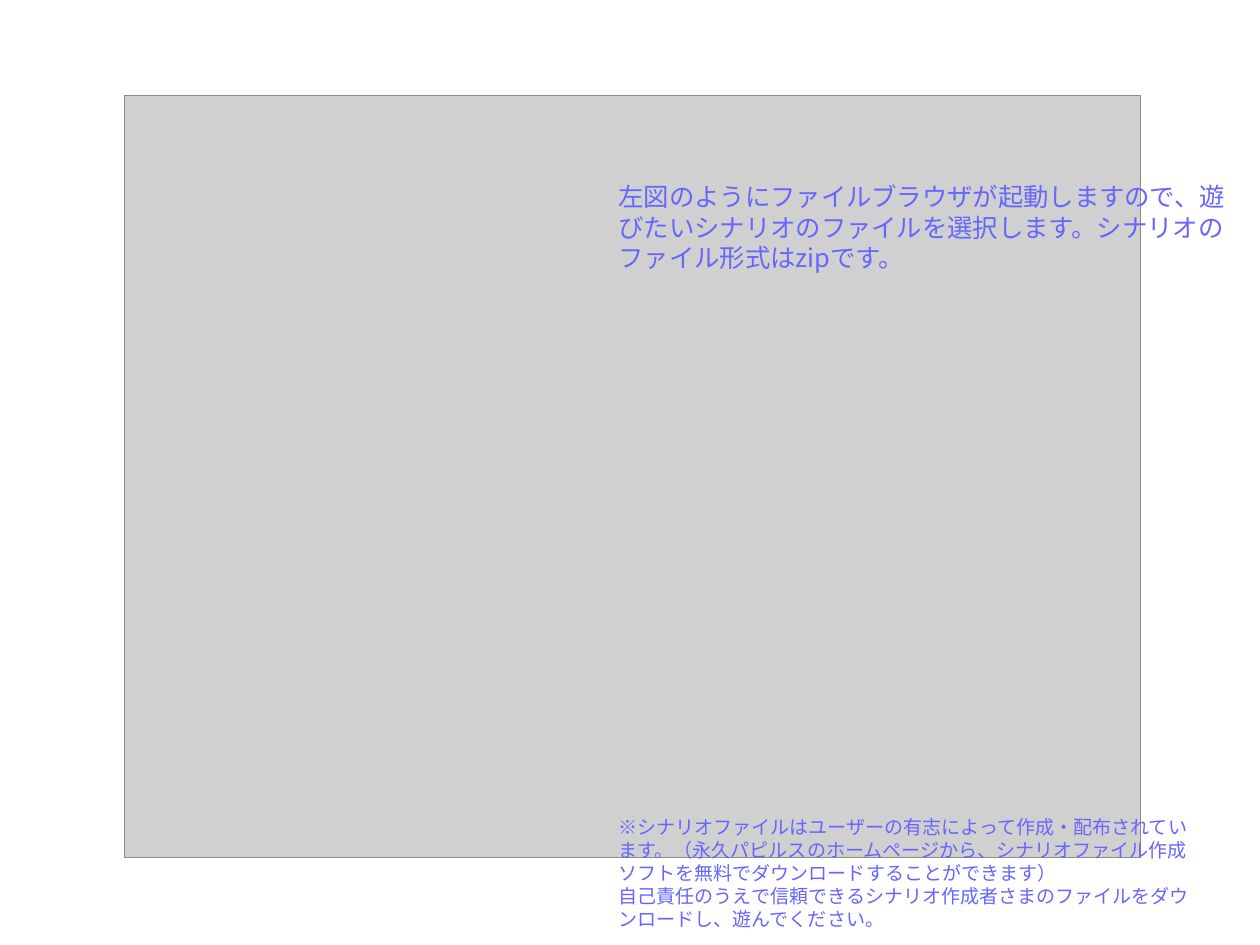
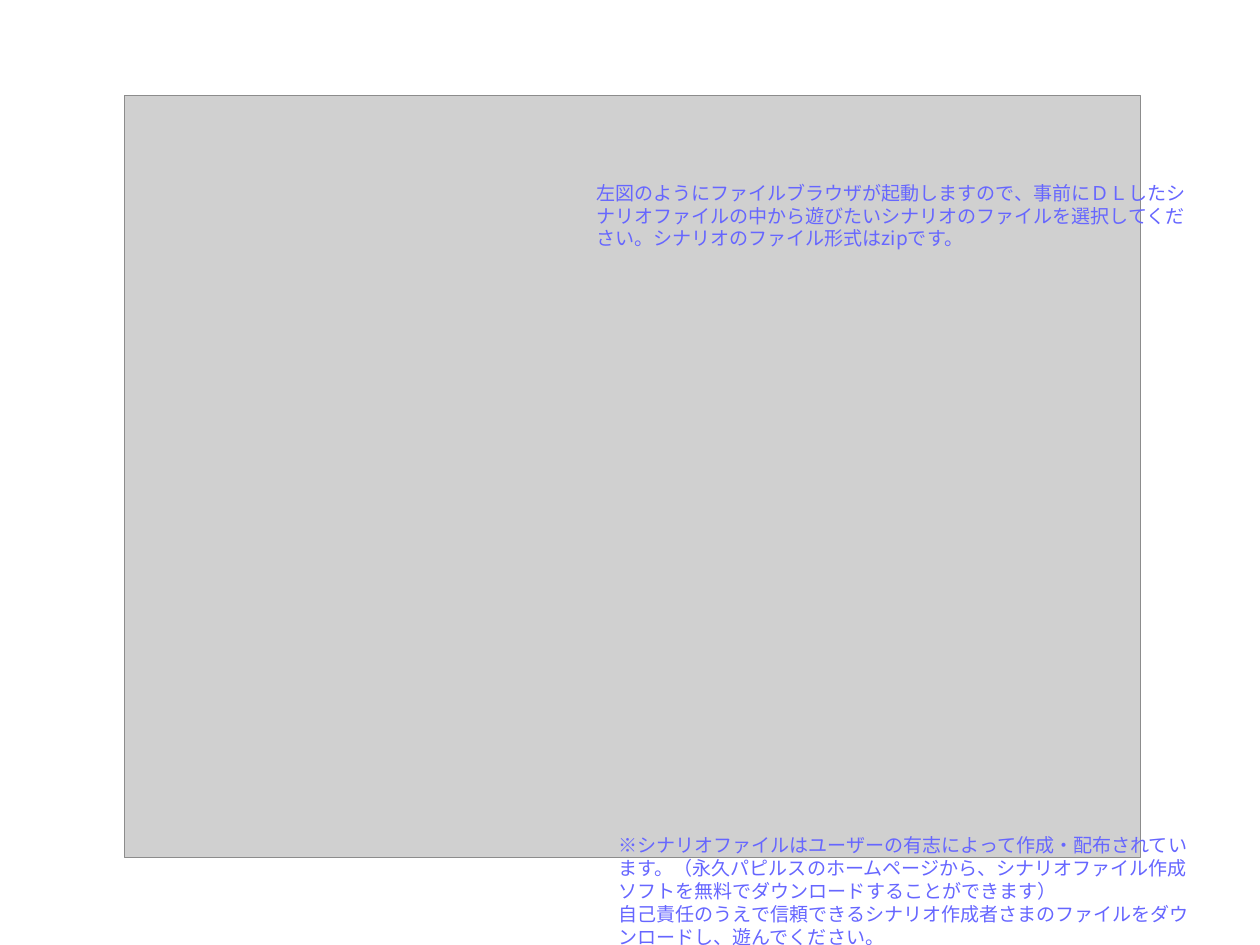
Before and after one commit to HidehiroNomoto/CoCARScenario, a slide deck: slide 5 of CoCScenario/説明書/新規 OpenDocument プレゼンテーション.odp (slide 4 before the commit). Drawn at 1260x945 pixels with LibreOffice and Linux fonts; fonts in the diff are those of the drawing; grey boxes stand for pictures. Boxes give left, top, right and bottom in pixels: in the first picture for what was removed or moved away, otherwise in the second. Text is boxed around its words. In the diff, an @@ line names an element or a change of style, - is before the commit and + after.

```diff
--- a/CoCScenario/説明書/新規 OpenDocument プレゼンテーション.odp
+++ b/CoCScenario/説明書/新規 OpenDocument プレゼンテーション.odp
@@ text at (x1=596, y1=180, x2=1185, y2=249): text changed; size 16 to 12 pt @@
-左図のようにファイルブラウザが起動しますので、遊びたいシナリオのファイルを選択します。シナリオのファイル形式はzipです。
+左図のようにファイルブラウザが起動しますので、事前にＤＬしたシナリオファイルの中から遊びたいシナリオのファイルを選択してください。シナリオのファイル形式はzipです。
@@ text "※シナリオファイルはユーザーの有志によって作成・配布されています。（永久パピルスのホームページから、シナリオファイル作成 ..." moved from (x1=619, y1=815, x2=1189, y2=927) to (x1=619, y1=833, x2=1189, y2=945) @@
```
Also in this commit, not shown: 5 other slides changed, 1 slide added, 1 slide removed, 11 other files.
